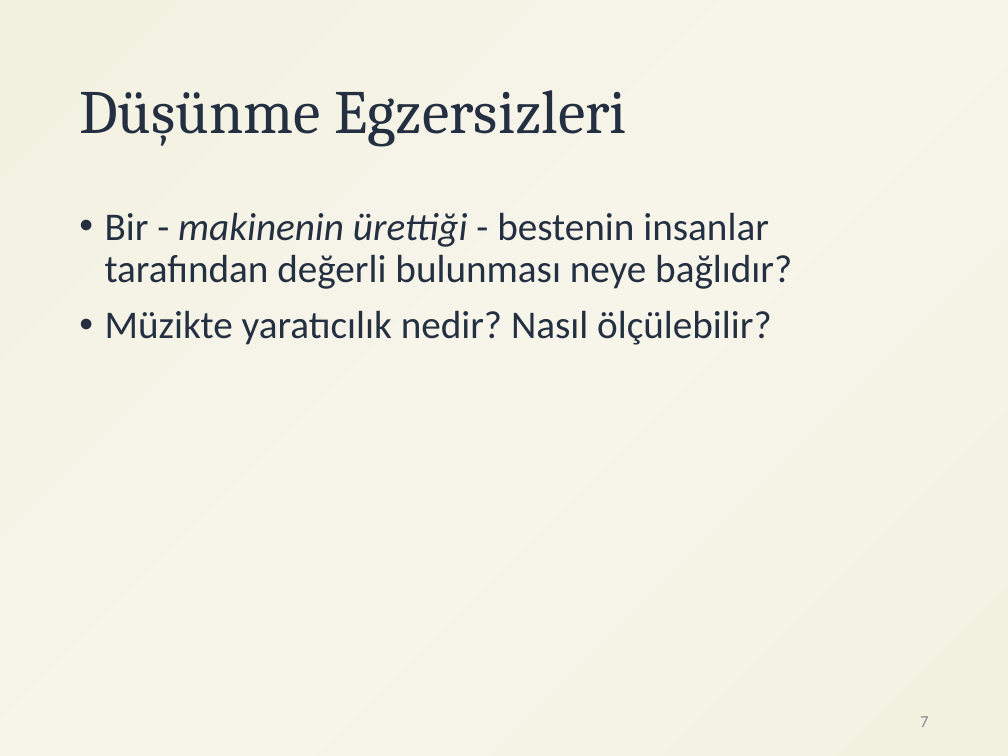
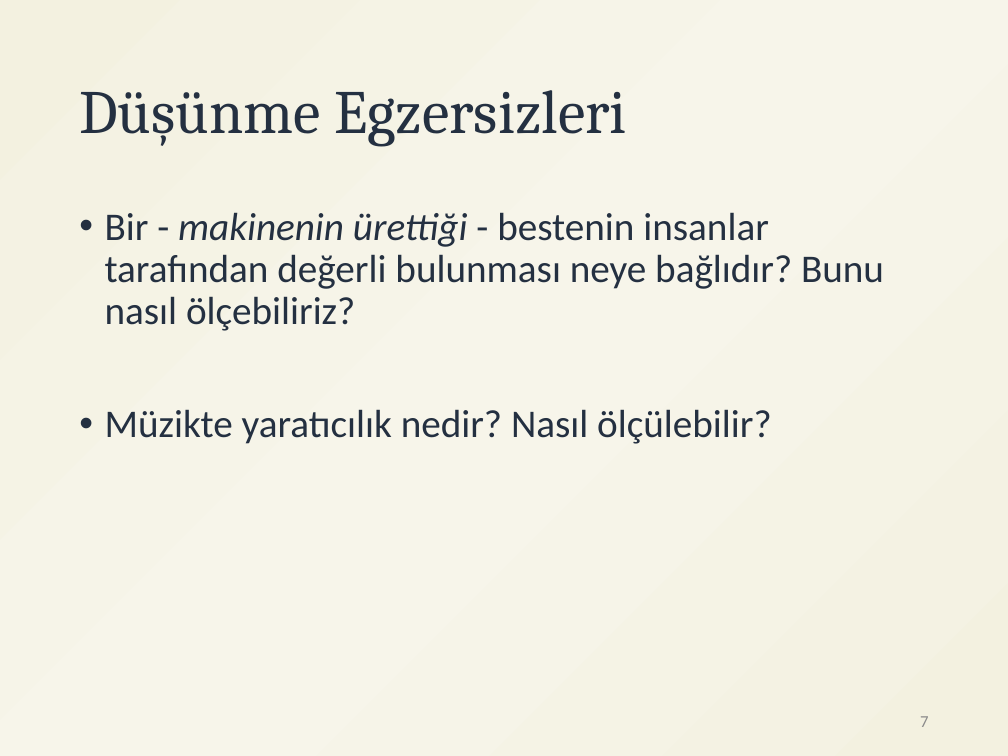
Before and after one commit to ihpar/katip, a slide deck: slide 7 of assets/DL_GUI.pptx. Drawn at 1008x756 pixels with LibreOffice and Linux fonts; fonts in the diff are those of the drawing. Boxes give left, top, right and bottom in pixels: in the first picture for what was removed or moved away, otherwise in the second. Text is boxed around its words. In the diff, an @@ line names an element or a change of style, - is before the commit and + after.

```diff
--- a/assets/DL_GUI.pptx
+++ b/assets/DL_GUI.pptx
@@ text at [105, 212, 884, 331]: text changed @@
-• Bir - makinenin ürettiği - bestenin insanlar tarafından değerli bulunması neye bağlıdır?
+• Bir - makinenin ürettiği - bestenin insanlar tarafından değerli bulunması neye bağlıdır? Bunu nasıl ölçebiliriz?
```
Also in this commit, not shown: 1 other slide changed, 2 other files.
